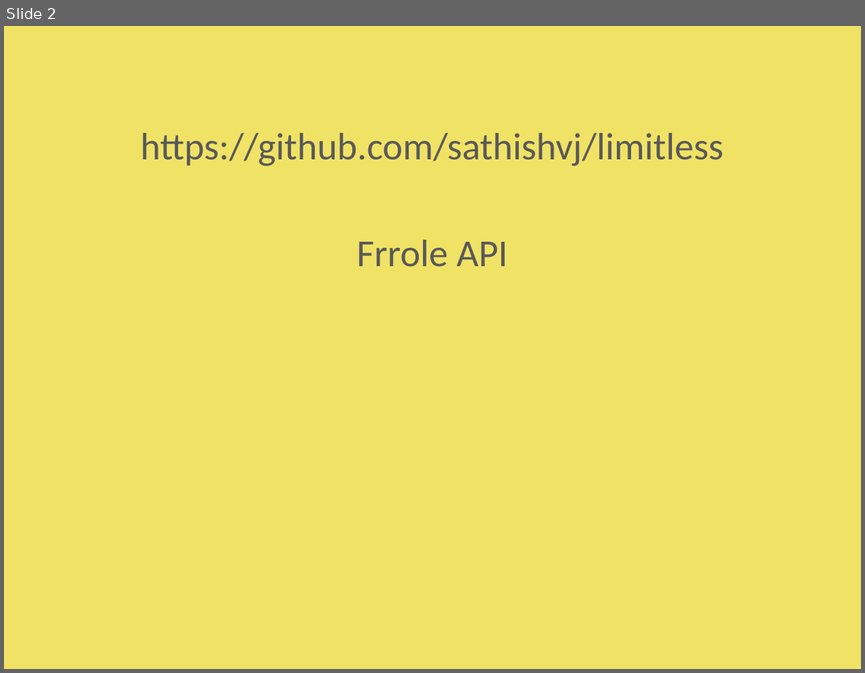
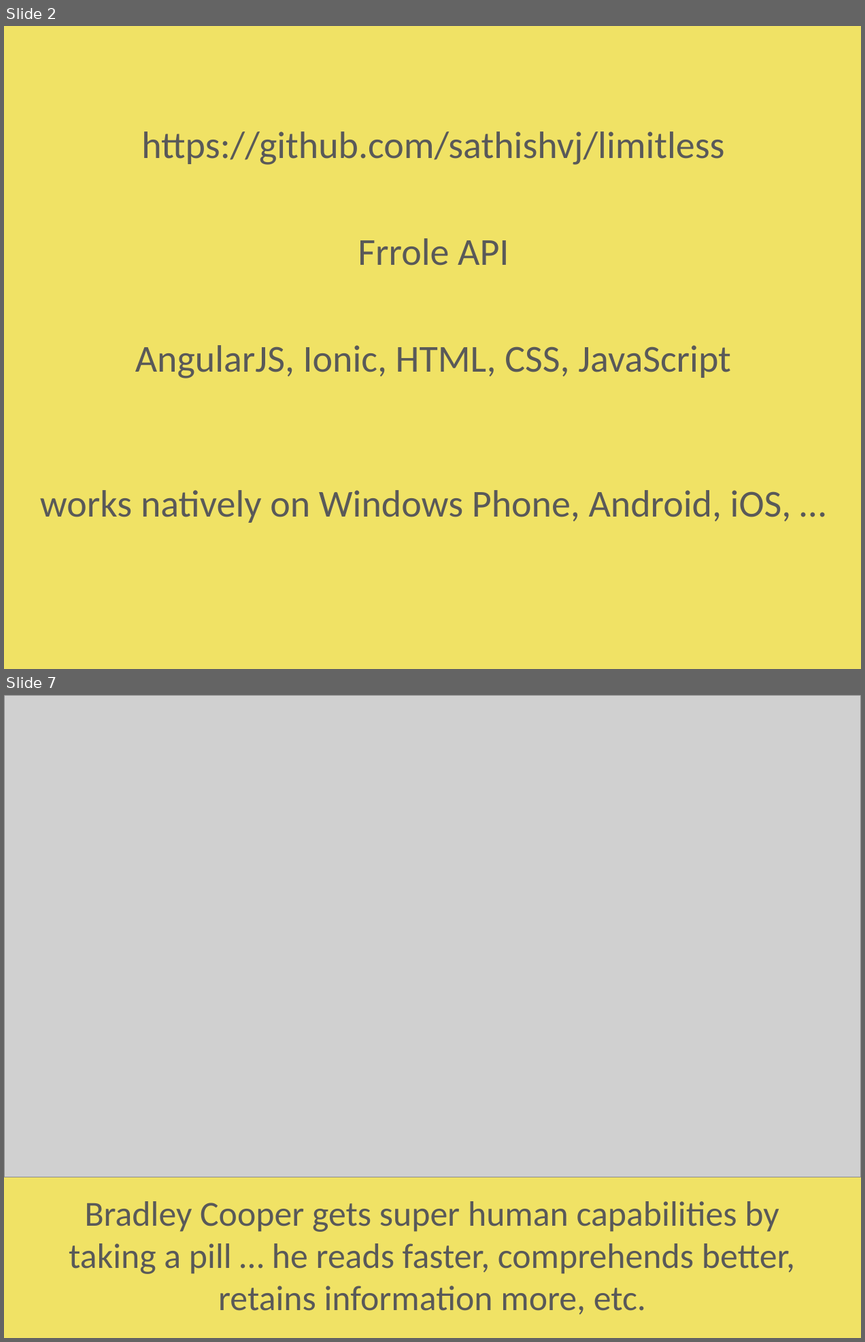
Before and after one commit to sathishvj/limitless, a slide deck: misc/ppt/limitless.pptx. Shown one above the other, each under a label of ours: slide 2 before the commit, slides 2 and 7 after it; the slides between them are not shown. The pictures are 865x673 and 865x1342 pixels, drawn with LibreOffice and Linux fonts; fonts in the diff are those of the drawing; grey boxes stand for pictures. Boxes give left, top, right and bottom in pixels: in the first picture for what was removed or moved away, otherwise in the second. Text is boxed around its words. In the diff, an @@ line names an element or a change of style, - is before the commit and + after.

```diff
--- a/misc/ppt/limitless.pptx
+++ b/misc/ppt/limitless.pptx
@@ slide 7 added at box(4, 695, 861, 1338), background #F0E265 @@
@@ picture added at box(4, 695, 861, 1176) @@
@@ text added at box(69, 1201, 795, 1314), 29.6 pt, text #595959 @@
+Bradley Cooper gets super human capabilities by taking a pill … he reads faster, comprehends better, retains information more, etc.
@@ slide 2 changed as well @@
@@ text "https://github.com/sathishvj/limitless": place and size @@
-text "https://github.com/sathishvj/limitless" at box(141, 133, 723, 267)
+text "https://github.com/sathishvj/limitless" at box(40, 131, 791, 522)
@@ text at box(40, 345, 791, 522): paragraphs added @@
+AngularJS, Ionic, HTML, CSS, JavaScript
+works natively on Windows Phone, Android, iOS, …
```
Also in this commit, not shown: 2 other slides changed, 5 other slides added, 1 slide removed.
